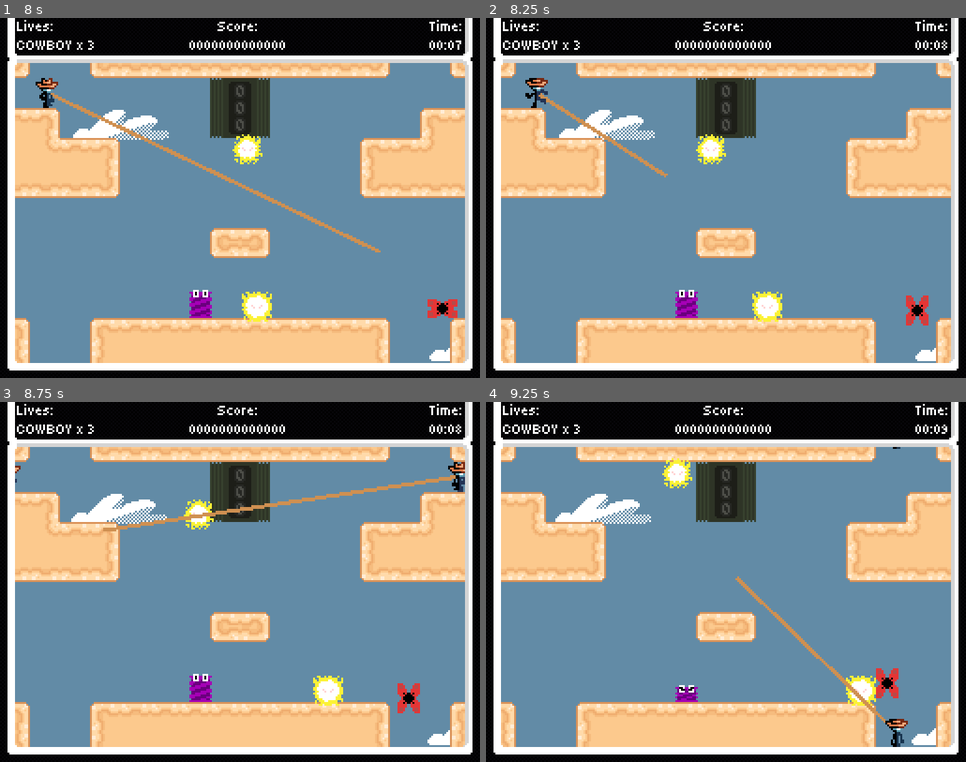
Above: before the commit, frames 1-4 (two rows, left to right).
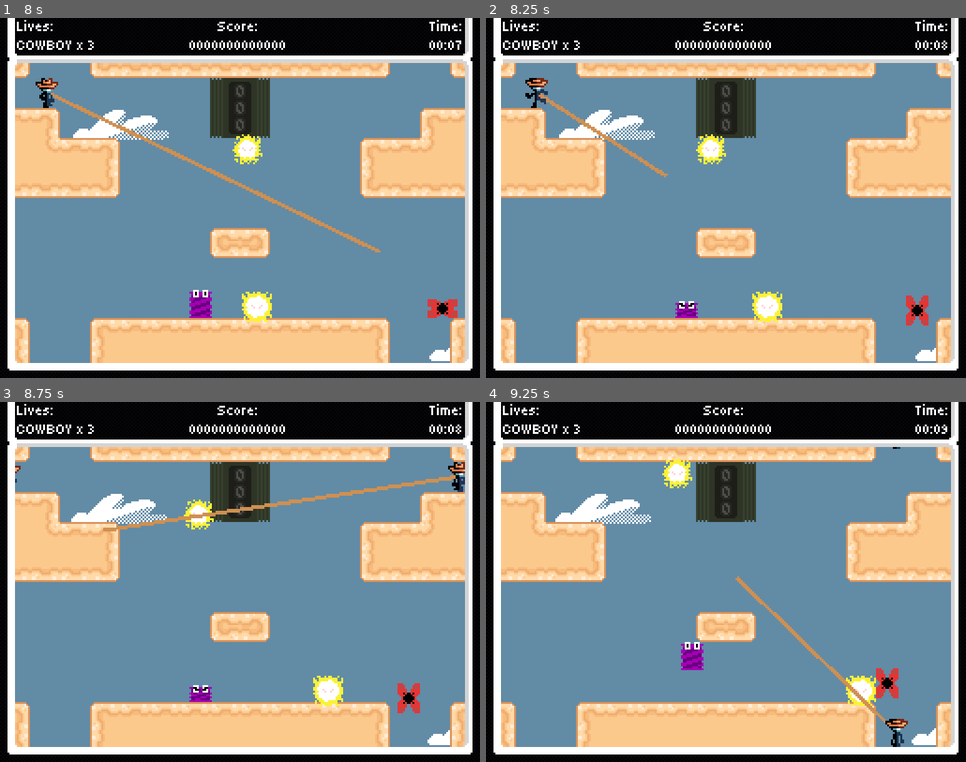
Above: after the commit, the same moments.

Repository: Jcodefox/GMTK-2025
Game: Godot game, scene res://scenes/topscenes/gameplay_topscene.tscn
The game is run twice, just before and just after one commit, with the same random seed, the same clock (stepped at 60 frames per second) and the same inputs.
Inputs (mouse positions are in pixels of both pictures, inside the frame that each line leads up to):
- Up to frame 1 (8 s): move the mouse to (216, 270) at 0.52 s; press the mouse at (216, 270) at 0.53 s; hold D (move_right) 0.53-2.03 s; tap Space (move_jump) at 0.77, 1.52, 3.02, 3.77, 4.52, 6.02, 6.77, 7.52 s; move the mouse to (384, 252) at 1.27 s; release the mouse at (384, 252) at 1.28 s; click (384, 252) at 1.35 s; move the mouse to (96, 144) at 2.02 s; press the mouse at (96, 144) at 2.03 s; hold A (move_left) 2.03-4.28 s; move the mouse to (264, 198) at 2.77 s; release the mouse at (264, 198) at 2.78 s; click (264, 198) at 2.85 s; move the mouse to (168, 108) at 3.52 s; press the mouse at (168, 108) at 3.53 s; move the mouse to (345, 180) at 4.27 s; release the mouse at (345, 180) at 4.28 s; hold D (move_right) from 4.28 s (still down); click (345, 180) at 4.35 s; move the mouse to (144, 216) at 5.02 s; press the mouse at (144, 216) at 5.03 s; move the mouse to (288, 118) at 5.77 s; release the mouse at (288, 118) at 5.78 s; click (288, 118) at 5.85 s; move the mouse to (216, 270) at 6.52 s; press the mouse at (216, 270) at 6.53 s; move the mouse to (384, 252) at 7.27 s; release the mouse at (384, 252) at 7.28 s; click (384, 252) at 7.35 s
- Up to frame 2 (8.25 s): move the mouse to (582, 144) at 8.02 s; release D (move_right) at 8.03 s; press the mouse at (582, 144) at 8.03 s; hold A (move_left) from 8.03 s (still down)
- Up to frame 3 (8.75 s): keep holding A (move_left)
- Up to frame 4 (9.25 s): keep holding A (move_left); move the mouse to (750, 582) at 8.77 s; release the mouse at (750, 582) at 8.78 s; click (750, 582) at 8.85 s; tap Space (move_jump) at 9.02 s

Frame 1 is identical in both runs. In frame 2, 0.3% of the frame differs, in the area x 39-45%, y 75-83%; in frame 3, 0.3%; in frame 4, 0.5%, in the area x 39-46%, y 66-84%.

Commit message:
Update sproing jumping

Diff:
--- a/scenes/prefabs/enemies/sproing.tscn
+++ b/scenes/prefabs/enemies/sproing.tscn
@@ -11,7 +11,6 @@
 collision_layer = 4
 collision_mask = 2
 script = ExtResource("1_l4pwe")
-metadata/_custom_type_script = "uid://73xsoj8bfe8b"
 
 [node name="AnimatedSprite2D" type="AnimatedSprite2D" parent="."]
 sprite_frames = ExtResource("2_l4pwe")
--- a/scripts/prefabs/enemy/sproing.gd
+++ b/scripts/prefabs/enemy/sproing.gd
@@ -1,7 +1,7 @@
 extends Enemy
 
-@export var min_start_crouch_time: float = 0.5
-@export var max_start_crouch_time: float = 2.5
+@export var min_start_crouch_time: float = 0.25
+@export var max_start_crouch_time: float = 1.5
 @export var crouch_time_length: float = 1.0
 @export var jump_force: float = 200.0
 @export var jump_x_component: float = 30.0
@@ -48,7 +48,7 @@
 	if time_on_ground >= chosen_crouch_time + crouch_time_length:
 		set_collision_height(14, 0)
 		set_animation("jump")
-		velocity.y = -jump_force
+		velocity.y = -jump_force * randf_range(0.667, 1.5)
 		velocity.x = [jump_x_component, -jump_x_component].pick_random()
 
 	velocity.y += default_gravity * delta
Not shown: 1 places in scenes/prefabs/hud.tscn that only renumber resources
Not shown: 1 places in scenes/topscenes/gameplay_topscene.tscn that only renumber resources
